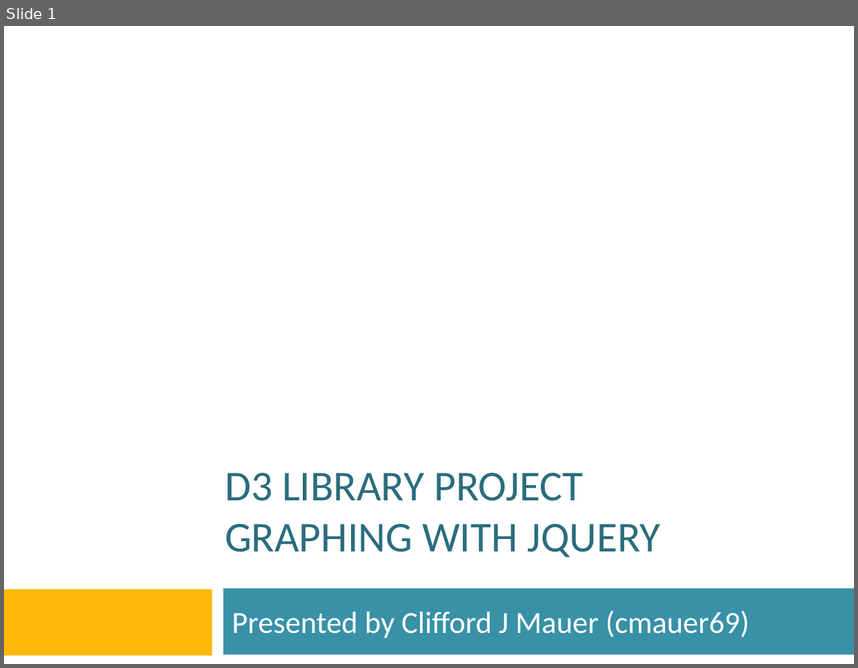
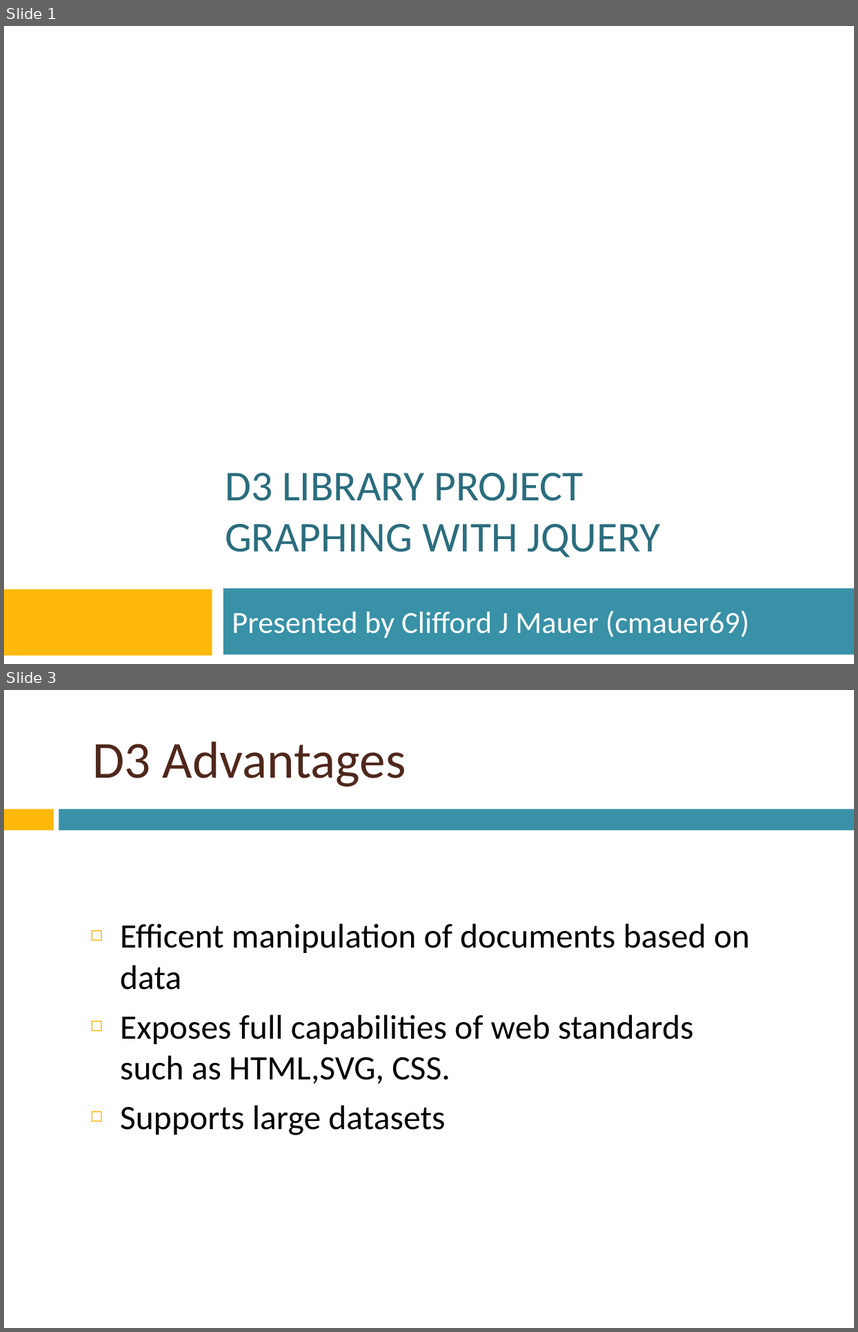
Before and after one commit to htc-ccis2591/js-library-project, a slide deck: D3-Library-project.pptx. Shown one above the other, each under a label of ours: slide 1 before the commit, slides 1 and 3 after it; the slides between them are not shown. The pictures are 858x668 and 858x1332 pixels, drawn with LibreOffice and Linux fonts; fonts in the diff are those of the drawing; background and template pictures are left out. Boxes give left, top, right and bottom in pixels: in the first picture for what was removed or moved away, otherwise in the second. Text is boxed around its words. In the diff, an @@ line names an element or a change of style, - is before the commit and + after.

```diff
--- a/D3-Library-project.pptx
+++ b/D3-Library-project.pptx
@@ slide 3 added at (4, 690, 854, 1328), background picture (left out) @@
@@ title added at (92, 741, 406, 787), 44 pt, text #4F271C @@
+D3 Advantages
@@ rectangle added at (4, 809, 53, 830), fill #FEB80A @@
@@ rectangle added at (59, 809, 854, 830), fill #3891A7 @@
@@ text added at (120, 923, 750, 1135), 29 pt, text #000000 @@
+◻ Efficent manipulation of documents based on data
+◻ Exposes full capabilities of web standards such as HTML,SVG, CSS.
+◻ Supports large datasets
```
Also in this commit, not shown: 3 slides changed, 15 other slides added, 16 slides removed.
